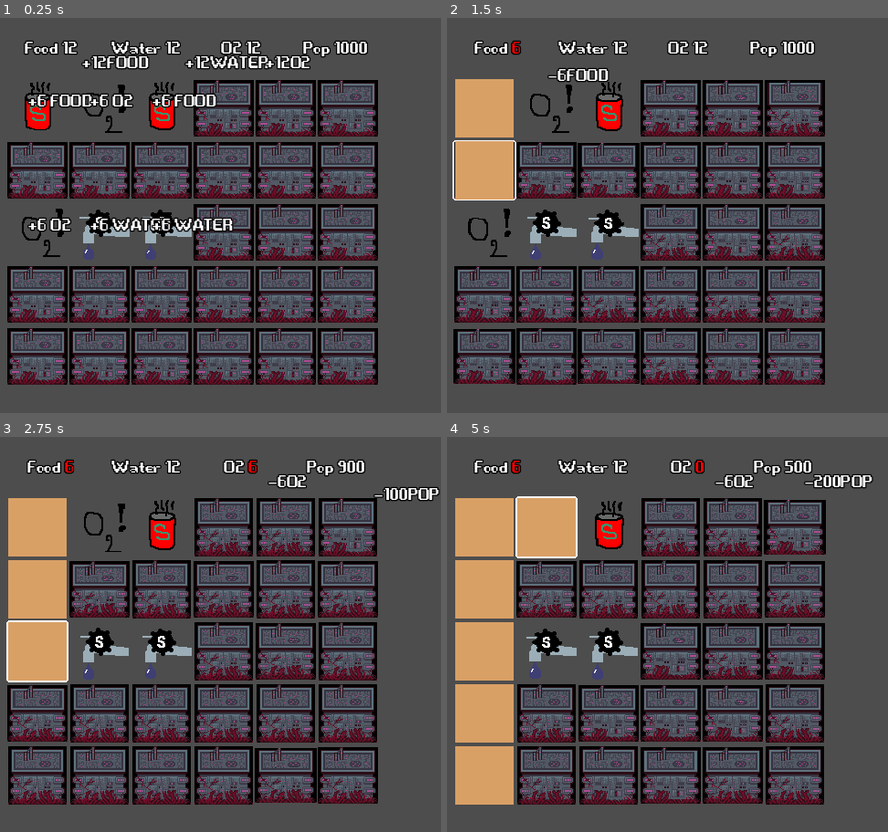
Above: before the commit, frames 1-4 (two rows, left to right).
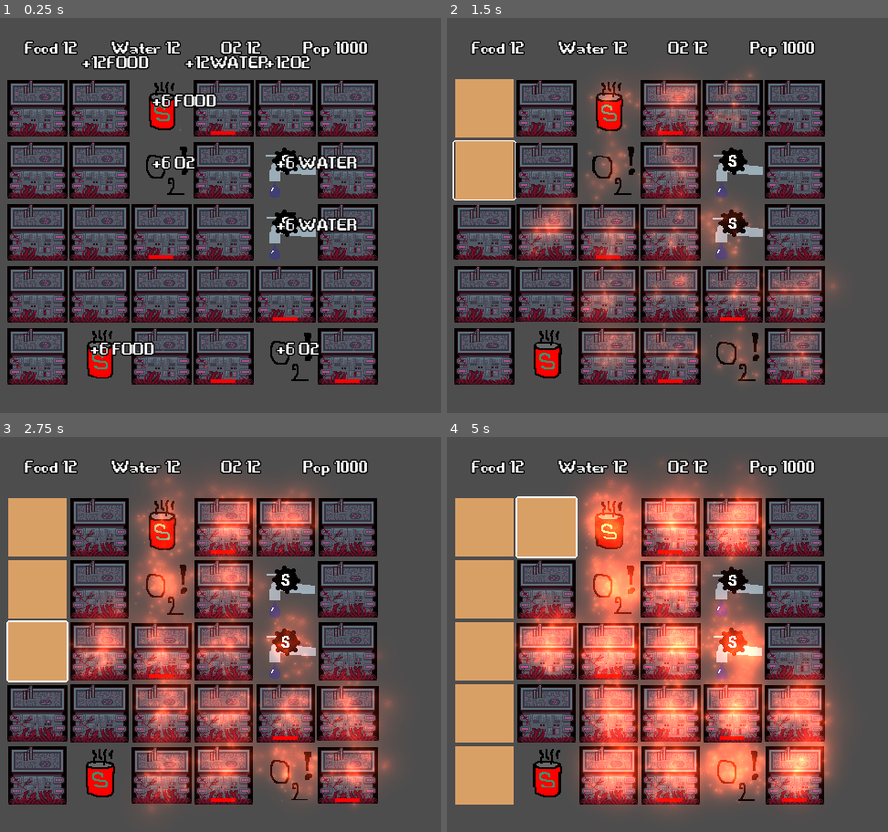
Above: after the commit, the same moments.

Repository: angeldustjdr/godot-wild-jam-2023
Game: Godot game, scene res://Main.tscn
The game is run twice, just before and just after one commit, with the same random seed, the same clock (stepped at 60 frames per second) and the same inputs.
Inputs (mouse positions are in pixels of both pictures, inside the frame that each line leads up to):
- Up to frame 1 (0.25 s): no input
- Up to frame 2 (1.5 s): tap Enter (ui_accept) at 0.5, 0.77 s; move the mouse to (482, 108) at 0.52 s; click (482, 108) at 0.67 s; move the mouse to (482, 172) at 1.27 s; click (482, 172) at 1.42 s
- Up to frame 3 (2.75 s): tap Enter (ui_accept) at 1.52 s; move the mouse to (35, 650) at 2.02 s; click (35, 650) at 2.17 s
- Up to frame 4 (5 s): move the mouse to (482, 713) at 2.77 s; click (482, 713) at 2.92 s; tap Enter (ui_accept) at 3.02, 3.77, 4.52 s; move the mouse to (482, 776) at 3.52 s; click (482, 776) at 3.67 s; move the mouse to (548, 527) at 4.27 s; click (548, 527) at 4.42 s

The runs differ from the first frame. In frame 1, 16% of the frame differs, in the area x 1-86%, y 15-93%; in frame 2, 28%; in frame 3, 41%; in frame 4, 47%, in the area x 5-97%, y 5-95%.

Commit message:
heat effect

Diff:
--- a/scene/Empty.tscn
+++ b/scene/Empty.tscn
@@ -1,8 +1,18 @@
-[gd_scene load_steps=4 format=3 uid="uid://cv8k4u3uvlxn3"]
+[gd_scene load_steps=6 format=3 uid="uid://cv8k4u3uvlxn3"]
 
 [ext_resource type="PackedScene" uid="uid://8001k27dcfjx" path="res://scene/GenericBuilding.tscn" id="1_2foch"]
 [ext_resource type="Script" path="res://script/Empty.gd" id="2_mvp6a"]
 [ext_resource type="Texture2D" uid="uid://rkspxtg6jyne" path="res://asset/sheet/empty-sheet.png" id="3_31xh0"]
+[ext_resource type="Shader" path="res://shader/Outline.gdshader" id="3_ye8ws"]
+
+[sub_resource type="ShaderMaterial" id="ShaderMaterial_p7vs3"]
+resource_local_to_scene = true
+shader = ExtResource("3_ye8ws")
+shader_parameter/color = Color(1, 1, 1, 1)
+shader_parameter/width = 0.0
+shader_parameter/pattern = 0
+shader_parameter/inside = false
+shader_parameter/add_margins = true
 
 [node name="Empty" instance=ExtResource("1_2foch")]
 script = ExtResource("2_mvp6a")
@@ -10,4 +20,5 @@
 playIdle = false
 
 [node name="Sprite" parent="." index="0"]
+material = SubResource("ShaderMaterial_p7vs3")
 texture = ExtResource("3_31xh0")
--- a/scene/GenericBuilding.tscn
+++ b/scene/GenericBuilding.tscn
@@ -80,7 +80,7 @@
 
 [node name="GenericBuilding" type="Area2D"]
 script = ExtResource("1_v8jsb")
-description = "A generic building."
+description = "A techno-organic building. Nobody knows what is its purpose."
 playIdle = true
 
 [node name="Sprite" type="Sprite2D" parent="."]
--- /dev/null
+++ b/scene/HeatBuilding.tscn
@@ -0,0 +1,27 @@
+[gd_scene load_steps=4 format=3 uid="uid://b7am23anrmruf"]
+
+[ext_resource type="PackedScene" uid="uid://8001k27dcfjx" path="res://scene/GenericBuilding.tscn" id="1_gq15e"]
+[ext_resource type="Shader" path="res://shader/Outline.gdshader" id="2_rdof4"]
+
+[sub_resource type="ShaderMaterial" id="ShaderMaterial_f40ye"]
+resource_local_to_scene = true
+shader = ExtResource("2_rdof4")
+shader_parameter/color = Color(1, 1, 1, 1)
+shader_parameter/width = 0.0
+shader_parameter/pattern = 0
+shader_parameter/inside = false
+shader_parameter/add_margins = true
+
+[node name="HeatBuilding" instance=ExtResource("1_gq15e")]
+description = "A techno-organic building that emits heat."
+effect = "Heat"
+
+[node name="Sprite" parent="." index="0"]
+material = SubResource("ShaderMaterial_f40ye")
+
+[node name="ColorRect" type="ColorRect" parent="." index="4"]
+offset_left = 20.0
+offset_top = 59.0
+offset_right = 47.0
+offset_bottom = 63.0
+color = Color(1, 0, 0, 1)
--- /dev/null
+++ b/scene/HeatParticules.tscn
@@ -0,0 +1,36 @@
+[gd_scene load_steps=5 format=3 uid="uid://cc1ka6bva02ic"]
+
+[ext_resource type="Texture2D" uid="uid://dj0thdmeso15s" path="res://asset/floaty_64.png" id="1_uy0lk"]
+
+[sub_resource type="CanvasItemMaterial" id="CanvasItemMaterial_p3v85"]
+blend_mode = 1
+particles_animation = true
+particles_anim_h_frames = 8
+particles_anim_v_frames = 8
+particles_anim_loop = false
+
+[sub_resource type="Curve" id="Curve_dix00"]
+_data = [Vector2(0.0102041, 0.0090909), 0.0, 0.0, 0, 0, Vector2(1, 1), 0.0, 0.0, 0, 0]
+point_count = 2
+
+[sub_resource type="Gradient" id="Gradient_2bv8q"]
+colors = PackedColorArray(0.717647, 0.231373, 0.101961, 0.717647, 0.180392, 0.0313726, 0.0117647, 0.670588)
+
+[node name="Particules" type="CPUParticles2D"]
+material = SubResource("CanvasItemMaterial_p3v85")
+position = Vector2(34, 34)
+amount = 20
+lifetime = 2.0
+randomness = 0.5
+lifetime_randomness = 0.5
+texture = ExtResource("1_uy0lk")
+emission_shape = 1
+emission_sphere_radius = 34.0
+gravity = Vector2(0, -35)
+damping_min = 5.0
+damping_max = 10.0
+angle_min = -60.0
+angle_max = 60.0
+scale_amount_max = 4.0
+scale_amount_curve = SubResource("Curve_dix00")
+color_ramp = SubResource("Gradient_2bv8q")
--- a/scene/SuperFoodGenerator.tscn
+++ b/scene/SuperFoodGenerator.tscn
@@ -1,7 +1,17 @@
-[gd_scene load_steps=3 format=3 uid="uid://dlapequk3cgrn"]
+[gd_scene load_steps=5 format=3 uid="uid://dlapequk3cgrn"]
 
 [ext_resource type="PackedScene" uid="uid://8001k27dcfjx" path="res://scene/GenericBuilding.tscn" id="1_l28i7"]
+[ext_resource type="Shader" path="res://shader/Outline.gdshader" id="2_ntvqc"]
 [ext_resource type="Texture2D" uid="uid://cto001atu7tqv" path="res://asset/sheet/superfood-sheet.png" id="2_s6svs"]
+
+[sub_resource type="ShaderMaterial" id="ShaderMaterial_rc8j6"]
+resource_local_to_scene = true
+shader = ExtResource("2_ntvqc")
+shader_parameter/color = Color(1, 1, 1, 1)
+shader_parameter/width = 0.0
+shader_parameter/pattern = 0
+shader_parameter/inside = false
+shader_parameter/add_margins = true
 
 [node name="SuperFood" instance=ExtResource("1_l28i7")]
 description = "Somehow it provides a lot of food."
@@ -13,4 +23,5 @@
 }
 
 [node name="Sprite" parent="." index="0"]
+material = SubResource("ShaderMaterial_rc8j6")
 texture = ExtResource("2_s6svs")
--- a/script/GenericBuilding.gd
+++ b/script/GenericBuilding.gd
@@ -2,6 +2,7 @@
 class_name GenericBuilding
 
 @export_multiline var description:String
+@export var effect:String = "Nothing"
 @export var playIdle:bool
 
 @export var base_stat = {"POP" : 0,
@@ -63,10 +64,14 @@
 	l.text = text
 	add_child(l)
 
+func cleanParticules():
+	for n in get_children():
+		if n is CPUParticles2D:
+			n.queue_free()
 
 func _on_tooltip_mouse_entered():
-	$Sprite.material.set("shader_param/width",2.)
+	$Sprite.material.set_shader_parameter("width",2.)
 
 
 func _on_tooltip_mouse_exited():
-	$Sprite.material.set("shader_param/width",0.)
+	$Sprite.material.set_shader_parameter("width",0.)
--- a/script/Grid.gd
+++ b/script/Grid.gd
@@ -3,11 +3,14 @@
 var tileSize:int = 68 # in pixel
 var Xmax = 6
 var Ymax = 5
-var grid #holds the buildings in a 2d matrix. Warning, X and Y are based on godot x and y axis (oriented weirdly)
+var grid = Array() #holds the buildings in a 2d matrix. Warning, X and Y are based on godot x and y axis (oriented weirdly)
+var sourceEffectGrid = Array() #holds the source of effect
+var effectGrid = Array() #holds the effects
 
 var rng = RandomNumberGenerator.new()
 
 var building = {"Generic" : load("res://scene/GenericBuilding.tscn"),
+				"Heat" : load("res://scene/HeatBuilding.tscn"),
 				"Empty" : load("res://scene/Empty.tscn"),
 				"Farm" :  load("res://scene/Farm.tscn"),
 				"Well" :  load("res://scene/Well.tscn"),
@@ -15,6 +18,9 @@
 				"SuperWater" : load("res://scene/SuperWaterGenerator.tscn"),
 				"SuperFood" : load("res://scene/SuperFoodGenerator.tscn"),
 				"SuperO2" : load("res://scene/SuperO2Generator.tscn")}
+
+var requiredBuilding = {"SuperWater" : 2, "SuperFood" : 2, "SuperO2" : 2} # number of special buildings
+var genericBuildingChoiceWeight = {"Generic" : 90, "Heat" : 10} # probability of getting the initial generic building
 
 func _ready():
 	RadioDiffusion.connect("gridUpdateNeeded",gridUpdate)
@@ -24,29 +30,48 @@
 	calculateRessources(GameState.checkPop)
 
 func fillInitialGrid() -> void:
-	var requiredBuilding = {"SuperWater" : 2, "SuperFood" : 2, "SuperO2" : 2} # number of special buildings
-	var requiredBuildingName = requiredBuilding.keys()
-	var myGrid = Array()
+	#fill grids with nothing
 	for i in Xmax:
 		var col = Array()
 		for j in Ymax:
-			# ok, this way of filling the grid sucks ! it needs to be improved
-			if requiredBuildingName == []:
-				col.append(popBuilding("Generic",i,j))
-			else:
-				if rng.randf_range(0.,100.) > 50.:
-					requiredBuildingName.shuffle()
-					var elem = requiredBuildingName[0]
-					col.append(popBuilding(elem,i,j))
-					requiredBuilding[elem] -= 1
-					if requiredBuilding[elem] <= 0 : requiredBuildingName.erase(elem)
-				else:
-					col.append(popBuilding("Generic",i,j))
-		myGrid.append(col)
-	grid = myGrid
+			col.append(null)
+		grid.append(col)
+		sourceEffectGrid.append(col)
+
+	#fill with required buildings
+	var alreadyFilled = []
+	for required in requiredBuilding.keys():
+		for N in requiredBuilding[required]:
+			var X_rng = rng.randi_range(0,Xmax-1)
+			var Y_rng = rng.randi_range(0,Ymax-1)
+			while [X_rng,Y_rng] in alreadyFilled :
+				X_rng = rng.randi_range(0,Xmax-1)
+				Y_rng = rng.randi_range(0,Ymax-1)
+			alreadyFilled.append([X_rng,Y_rng])
+			var newBuilding = popBuilding(required,X_rng,Y_rng)
+			grid[X_rng][Y_rng] = newBuilding
+			sourceEffectGrid[X_rng][Y_rng] = newBuilding.effect
+
+	#fill with the other ones
+	var genericBuildingChoice = []
+	for g in genericBuildingChoiceWeight.keys():
+		for w in genericBuildingChoiceWeight[g]:
+			genericBuildingChoice.append(g)
+	for i in Xmax:
+		for j in Ymax:
+			if [i,j] not in alreadyFilled:
+				genericBuildingChoice.shuffle()
+				var newBuilding = popBuilding(genericBuildingChoice[0],i,j)
+				grid[i][j] = newBuilding
+				sourceEffectGrid[i][j] = newBuilding.effect
+	recalculateEffect()
+
 
 func gridUpdate(x,y,type): #pops a building of type at [x,y]
-	grid[x][y] = popBuilding(type,x,y)
+	var newBuilding = popBuilding(type,x,y)
+	grid[x][y] = newBuilding
+	sourceEffectGrid[x][y] = newBuilding.effect
+	recalculateEffect()
 
 func popBuilding(type,x,y):
 	var b = building[type].instantiate()
@@ -65,6 +90,29 @@
 	if check: GameState.calculatePop()
 	RadioDiffusion.updateTopUICall()
 
+func recalculateEffect():
+	effectGrid = sourceEffectGrid.duplicate(true)
+	for i in Xmax:
+		for j in Ymax:
+			var neighbours = [[i,j-1],[i,j+1],[i-1,j],[i+1,j]]
+			match  sourceEffectGrid[i][j]:
+				"Heat":
+					for ij in neighbours:
+						var i_n = clamp(ij[0],0,Xmax-1)
+						var j_n = clamp(ij[1],0,Ymax-1)
+						if sourceEffectGrid[i_n][j_n] == "Nothing": effectGrid[i_n][j_n]="Heat"
+	applyEffect()
+
+func applyEffect():
+	for n in get_children():
+		match effectGrid[n.i][n.j]:
+			"Heat":
+				var heatParticle = load("res://scene/HeatParticules.tscn")
+				var h = heatParticle.instantiate()
+				n.add_child(h)
+			"Nothing":
+				n.cleanParticules()
+
 func cleanNode():
 	for n in get_children():
 		n.queue_free()
Binary file added: asset/floaty_64.png
Not shown, added: asset/floaty_64.png.import
